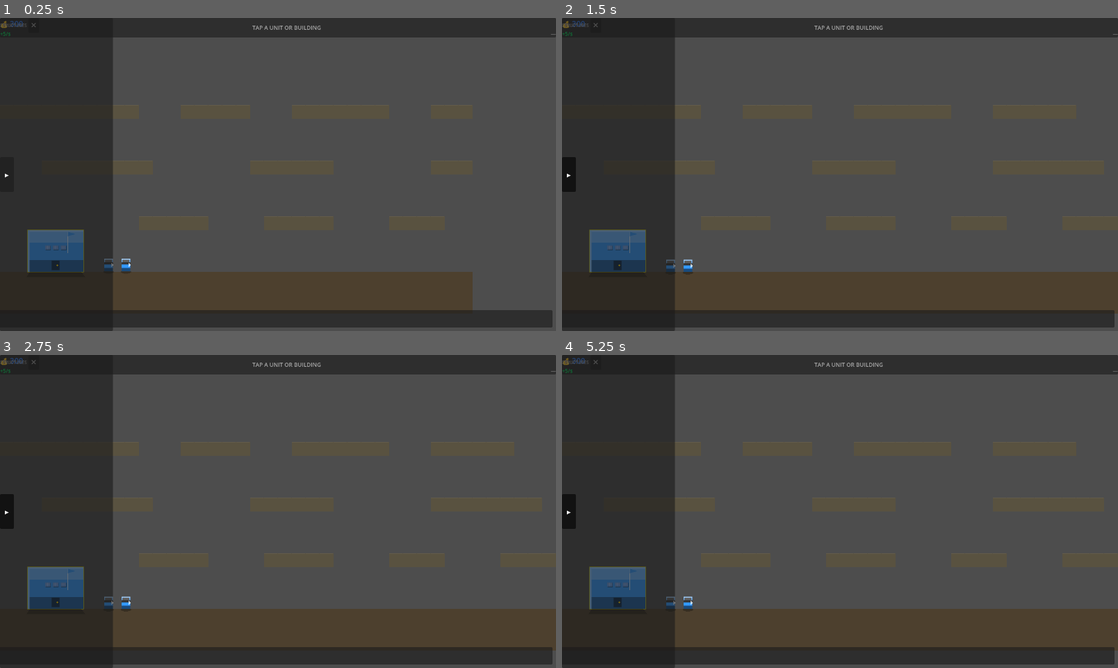
Above: before the commit, frames 1-4 (two rows, left to right).
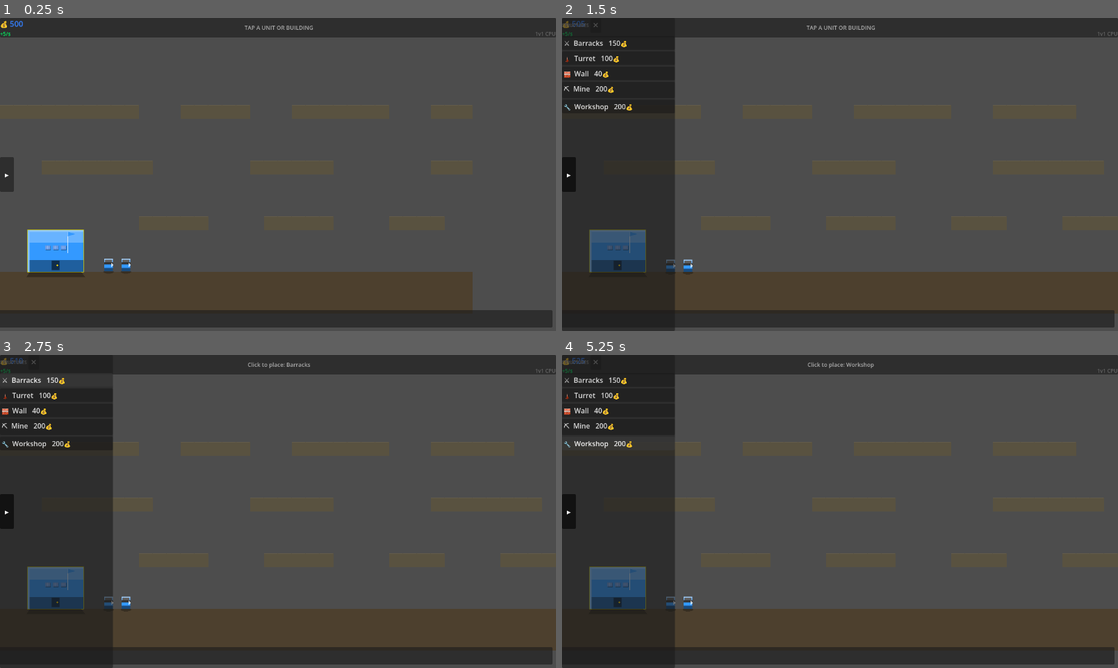
Above: after the commit, the same moments.

Repository: infinitybiscuit/fortress-command
Game: Godot game, scene res://scenes/game/game_scene.tscn
Two runs of this game, one before a commit and one after it. Both use one fixed random seed, a clock stepped at 60 frames per second and the inputs below.
Inputs (mouse positions are in pixels of both pictures, inside the frame that each line leads up to):
- Up to frame 1 (0.25 s): no input
- Up to frame 2 (1.5 s): click (595, 24) at 0.5 s, where only the run before the commit has a clickable "✕"; click "▸" at 1.25 s
- Up to frame 3 (2.75 s): click (55, 380) at 2 s, where only the run after the commit has a clickable "⚔ Barracks 150💰"
- Up to frame 4 (5.25 s): click (617, 395) at 2.75 s, where only the run after the commit has a clickable "🗼 Turret 100💰"; click (617, 411) at 3.5 s, where only the run after the commit has a clickable "🧱 Wall 40💰"; click (617, 426) at 4.25 s, where only the run after the commit has a clickable "⛏ Mine 200💰"; click (617, 442) at 5 s, where only the run after the commit has a clickable "🔧 Workshop 200💰"

The runs differ from the first frame. In frame 1, 18% of the frame differs, in the area x 0-100%, y 0-100%; in frame 2, 0.6%; in frame 3, 0.6%; in frame 4, 0.6%.
Error before the commit: Parse Error: Function "_update_minimap_texture()" not found in base self. (res://scripts/ui/hud.gd:77)

Commit message:
fix: remove stale _update_minimap_texture() call from _setup_minimap

Diff:
--- a/godot/scripts/ui/hud.gd
+++ b/godot/scripts/ui/hud.gd
@@ -73,8 +73,8 @@
 	_minimap_update_timer.timeout.connect(_on_minimap_update_timer_timeout)
 	_minimap_update_timer.start(0.1)  # Update 10 times per second
 
-	# Initial minimap render
-	_update_minimap_texture()
+	# Initial minimap render — trigger the HUD timer directly
+	_on_minimap_update_timer_timeout()
 
 
 func _on_minimap_update_timer_timeout() -> void:
